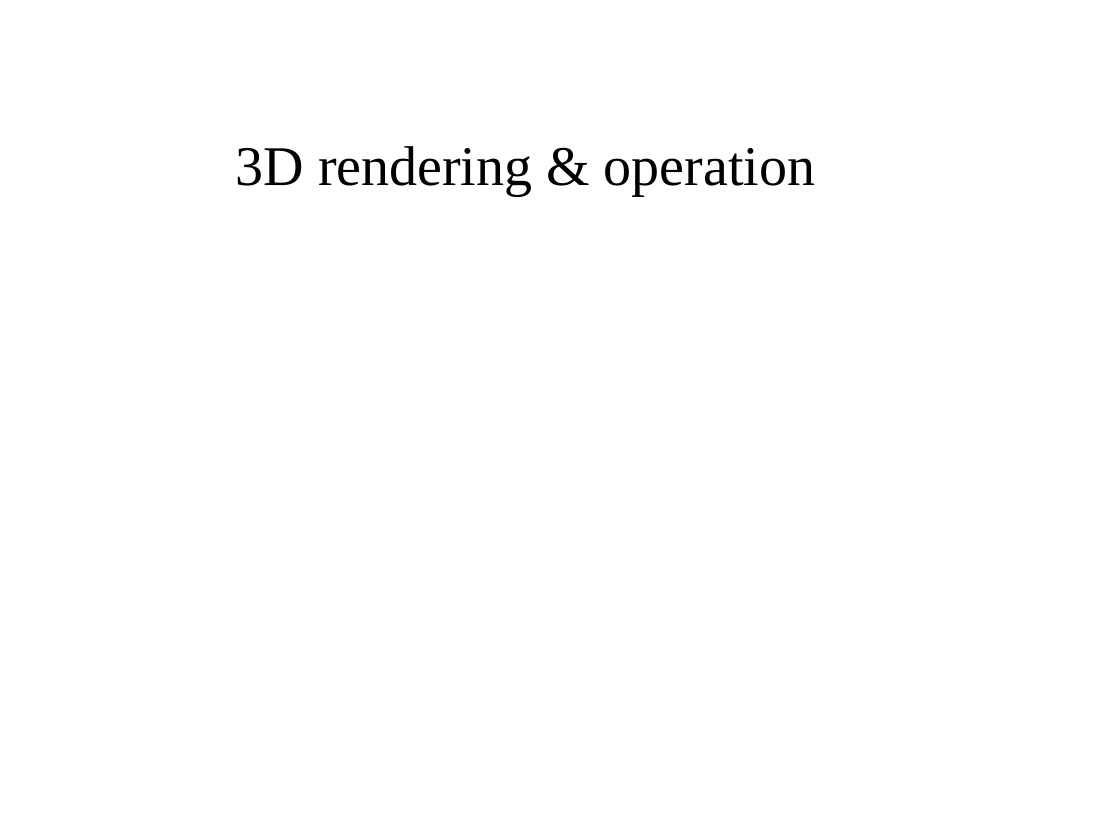
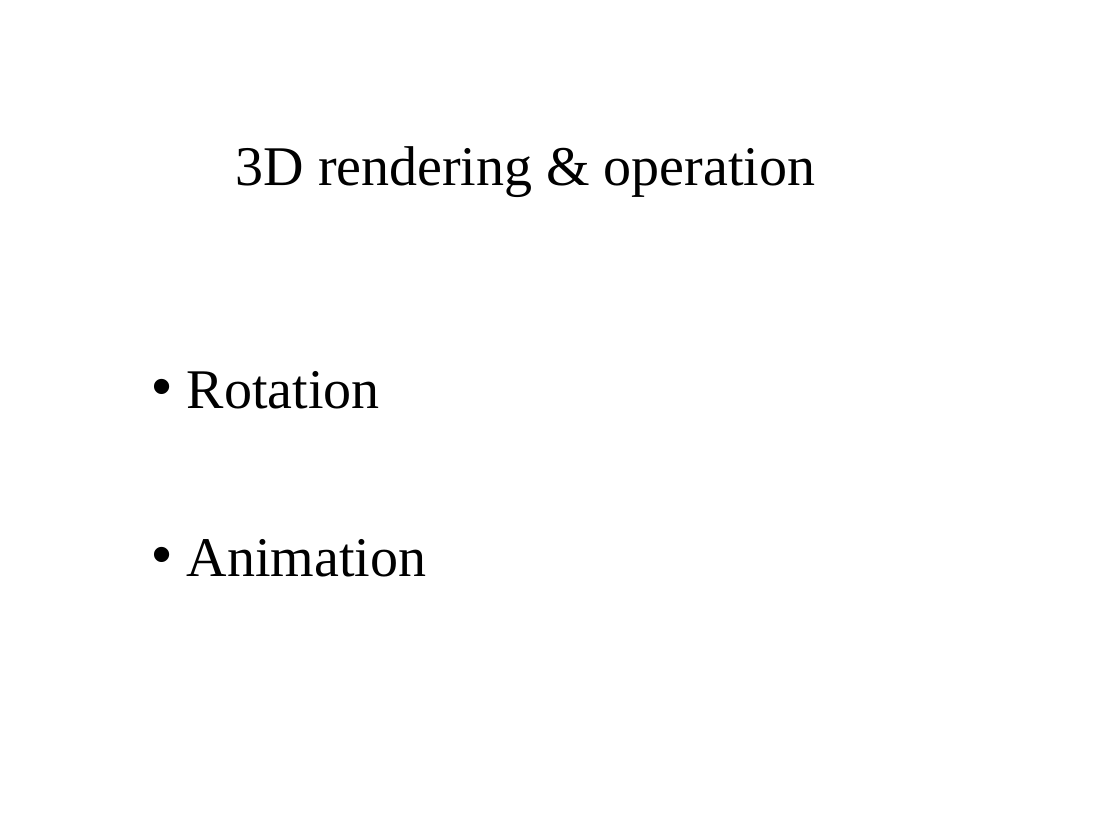
Before and after one commit to CalciferZh/rubik-cube, a slide deck: slide 6 of slide/slide.pptx. Drawn at 1120x840 pixels with LibreOffice and Linux fonts; fonts in the diff are those of the drawing. Boxes give left, top, right and bottom in pixels: in the first picture for what was removed or moved away, otherwise in the second. Text is boxed around its words. In the diff, an @@ line names an element or a change of style, - is before the commit and + after.

Commit message:
add slide-6

```diff
--- a/slide/slide.pptx
+++ b/slide/slide.pptx
@@ text added at box(187, 371, 426, 577), 36 pt, text #000000 @@
+• Rotation
+• Animation
```
